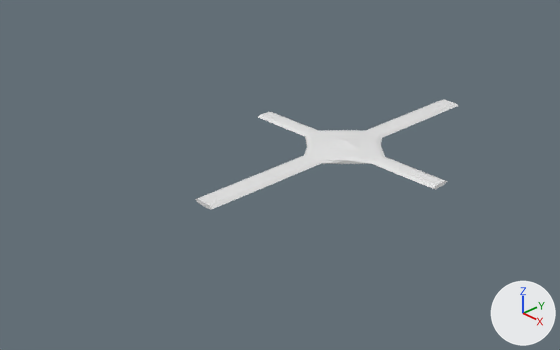
The Blender file Art/Models/Helicopter/helicopterVert.blend, before and after one commit.
Both versions are drawn from a 50 mm lens placed at (7.5, -8.45, 5.02), pointed at (-0.55, -0.87, -0.41). The axes (+X, +Y, +Z) are drawn at lower right. The lights are the same throughout.
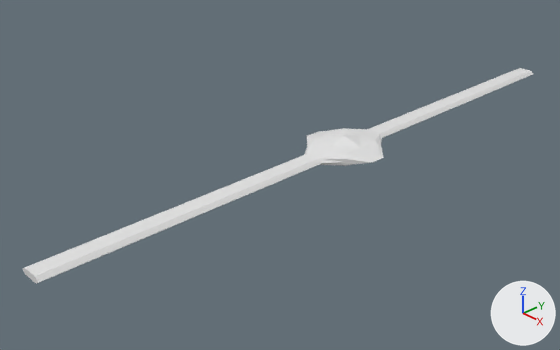
Changed parts and their boxes [x1, y1, x2, y2] in the pictures (560 x 350 px; the box of a moved part takes in the faces that stretch with it):
'Cube', reshaped, rescaled (94% wider, 97% taller): before [195, 100, 458, 209]; after [23, 68, 533, 284]
part 1 of me_cube, cut back: before [258, 112, 447, 189]; after [307, 128, 384, 166]
part 2 of me_cube, moved or reshaped: before [195, 100, 458, 209]; after [23, 68, 533, 284]

Diff of the bpy script that builds the scene:
```diff
--- a/Art/Models/Helicopter/helicopterVert.blend.py
+++ b/Art/Models/Helicopter/helicopterVert.blend.py
@@ me_cube @@
 # used by ob_cube; location = (0.0, 0.0, 0.0); scale = (0.7, 0.7, 0.3)
 # verts and faces of me_cube; kept vertices keep their numbers, new ones are numbered from 26
 # before: 2 (1.0, 0.0, 0.0), 6 (1.0, 0.0, 0.1) at pixel (378, 158), 8 (1.0, -0.13, 0.1) at pixel (374, 159), 9 (1.0, -0.25, 0.0) at pixel (370, 163), 22 (2.65, -0.14, 0.1) at pixel (436, 185)
 # before: 23 (2.65, -0.25, 0.0) at pixel (432, 188), 24 (2.65, 0.0, 0.1) at pixel (440, 183), 25 (2.65, 0.0, 0.0) at pixel (440, 185)
-me_cube.from_pydata(...)  # 26 vertices, 22 faces; spans x 0.0..2.65, y -4.02..0.0, z 0.0..0.36
+me_cube.from_pydata(...)  # 22 vertices, 17 faces, 2 loose edges; spans x 0.0..1.0, y -7.66..0.0, z 0.0..0.36
+# me_cube part 1
+delete_vertices([*range(22, 26)])  # with the faces that use them
+verts[6] = (1.0, 0.0, 0.0)  # moved, pixel (377, 160)
+verts[8] = (1.0, -0.13, 0.0)  # moved, pixel (374, 161)
+verts[9] = (1.0, -0.19, 0.0)  # moved, pixel (372, 162)
+edges += [(2, 6), (2, 9)]
+# me_cube part 2
+# 4 vertices are removed from x 0.0..0.28, y -4.02, z 0.0..0.1
+# 5 faces are deleted
+# 4 vertices are added at (0.18, -7.66, 0.1), (0.0, -7.66, 0.1), (0.28, -7.66, 0.0), (0.0, -7.66, 0.0)
+# 5 new faces join them
 me_cube.materials.append(mat_material)
@@ ob_cube @@
 ob_cube.location = (0.0, 0.0, 0.0)
-ob_cube.scale = (0.7, 0.7, 0.3)
+ob_cube.scale = (0.7, 0.7, 0.5)
 _m = ob_cube.modifiers.new('Mirror', 'MIRROR')
```
